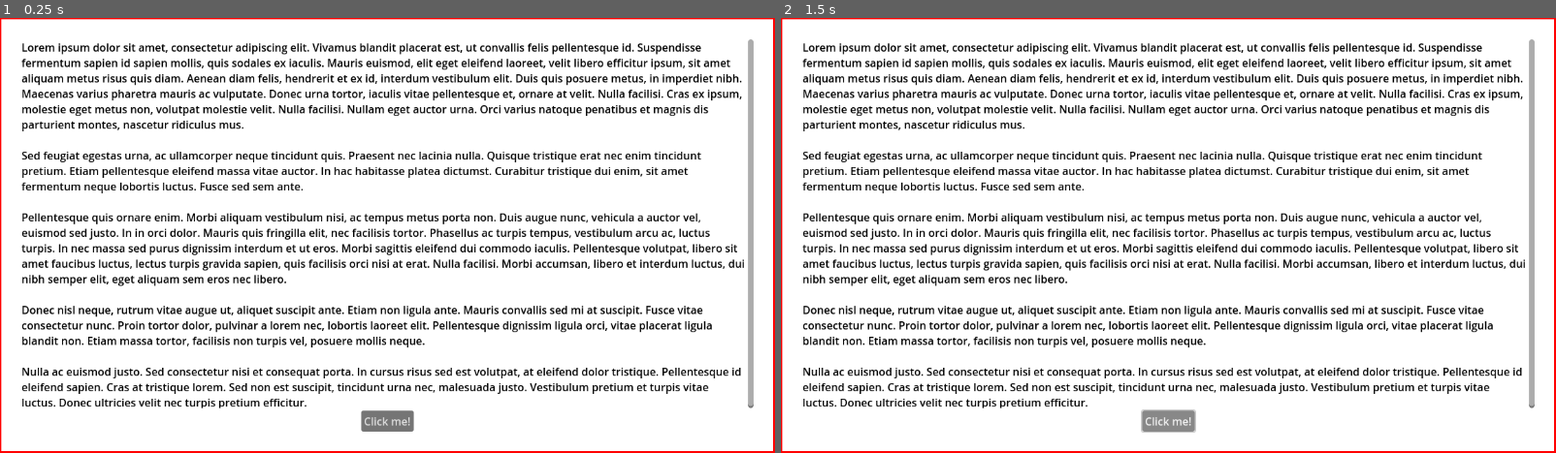
Above: before the commit, frames 1-2 (left to right).
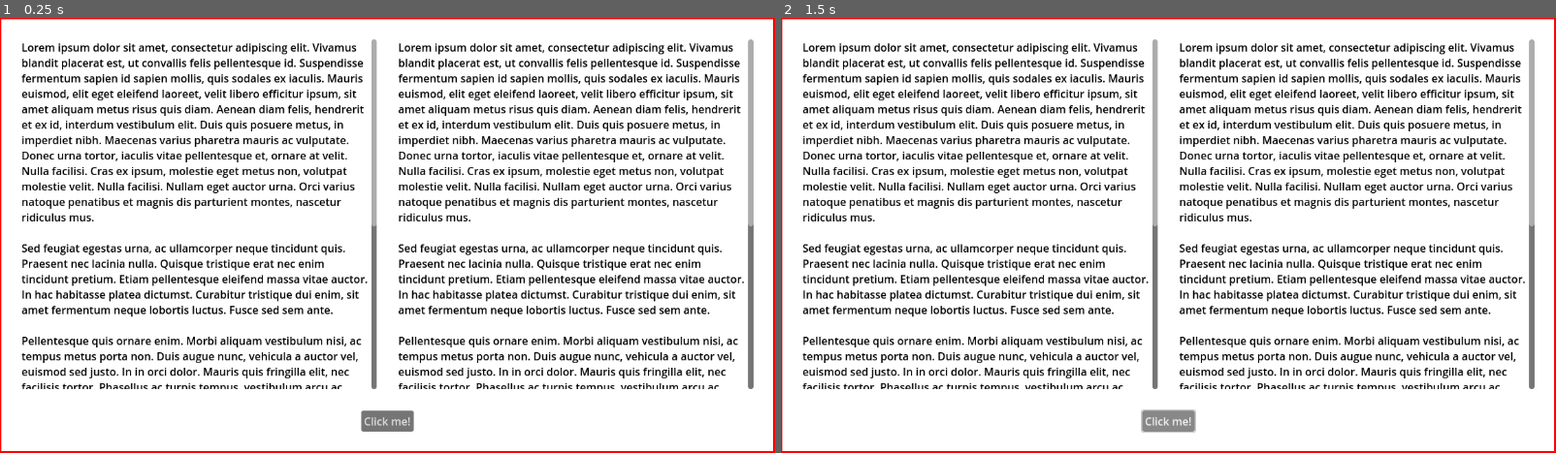
Above: after the commit, the same moments.

Repository: Decapitated/Godot-Tour
Game: Godot game, scene res://main.tscn
Same seed, same stepped clock (60 frames per second), same inputs: the game is played once before the commit and once after it. The project has no main scene, so this scene is started directly.
Inputs:
- Up to frame 1 (0.25 s): no input
- Up to frame 2 (1.5 s): click "Click me!" at 0.5 s; click "Click me!" at 1.25 s

The runs differ from the first frame. In frame 1, 25% of the frame differs, in the area x 2-98%, y 4-90%; in frame 2, 25%.

Commit message:
Update main.tscn

Diff:
--- a/demo/main.tscn
+++ b/demo/main.tscn
@@ -31,10 +31,30 @@
 
 [node name="VBoxContainer" type="VBoxContainer" parent="PanelContainer/MarginContainer"]
 layout_mode = 2
+theme_override_constants/separation = 32
 
-[node name="RichTextLabel" type="RichTextLabel" parent="PanelContainer/MarginContainer/VBoxContainer"]
+[node name="HBoxContainer" type="HBoxContainer" parent="PanelContainer/MarginContainer/VBoxContainer"]
 layout_mode = 2
 size_flags_vertical = 3
+theme_override_constants/separation = 32
+
+[node name="RichTextLabel" type="RichTextLabel" parent="PanelContainer/MarginContainer/VBoxContainer/HBoxContainer"]
+layout_mode = 2
+size_flags_horizontal = 3
+theme_override_colors/default_color = Color(0, 0, 0, 1)
+text = "Lorem ipsum dolor sit amet, consectetur adipiscing elit. Vivamus blandit placerat est, ut convallis felis pellentesque id. Suspendisse fermentum sapien id sapien mollis, quis sodales ex iaculis. Mauris euismod, elit eget eleifend laoreet, velit libero efficitur ipsum, sit amet aliquam metus risus quis diam. Aenean diam felis, hendrerit et ex id, interdum vestibulum elit. Duis quis posuere metus, in imperdiet nibh. Maecenas varius pharetra mauris ac vulputate. Donec urna tortor, iaculis vitae pellentesque et, ornare at velit. Nulla facilisi. Cras ex ipsum, molestie eget metus non, volutpat molestie velit. Nulla facilisi. Nullam eget auctor urna. Orci varius natoque penatibus et magnis dis parturient montes, nascetur ridiculus mus.
+
+Sed feugiat egestas urna, ac ullamcorper neque tincidunt quis. Praesent nec lacinia nulla. Quisque tristique erat nec enim tincidunt pretium. Etiam pellentesque eleifend massa vitae auctor. In hac habitasse platea dictumst. Curabitur tristique dui enim, sit amet fermentum neque lobortis luctus. Fusce sed sem ante.
+
+Pellentesque quis ornare enim. Morbi aliquam vestibulum nisi, ac tempus metus porta non. Duis augue nunc, vehicula a auctor vel, euismod sed justo. In in orci dolor. Mauris quis fringilla elit, nec facilisis tortor. Phasellus ac turpis tempus, vestibulum arcu ac, luctus turpis. In nec massa sed purus dignissim interdum et ut eros. Morbi sagittis eleifend dui commodo iaculis. Pellentesque volutpat, libero sit amet faucibus luctus, lectus turpis gravida sapien, quis facilisis orci nisi at erat. Nulla facilisi. Morbi accumsan, libero et interdum luctus, dui nibh semper elit, eget aliquam sem eros nec libero.
+
+Donec nisl neque, rutrum vitae augue ut, aliquet suscipit ante. Etiam non ligula ante. Mauris convallis sed mi at suscipit. Fusce vitae consectetur nunc. Proin tortor dolor, pulvinar a lorem nec, lobortis laoreet elit. Pellentesque dignissim ligula orci, vitae placerat ligula blandit non. Etiam massa tortor, facilisis non turpis vel, posuere mollis neque.
+
+Nulla ac euismod justo. Sed consectetur nisi et consequat porta. In cursus risus sed est volutpat, at eleifend dolor tristique. Pellentesque id eleifend sapien. Cras at tristique lorem. Sed non est suscipit, tincidunt urna nec, malesuada justo. Vestibulum pretium et turpis vitae luctus. Donec ultricies velit nec turpis pretium efficitur."
+
+[node name="RichTextLabel2" type="RichTextLabel" parent="PanelContainer/MarginContainer/VBoxContainer/HBoxContainer"]
+layout_mode = 2
+size_flags_horizontal = 3
 theme_override_colors/default_color = Color(0, 0, 0, 1)
 text = "Lorem ipsum dolor sit amet, consectetur adipiscing elit. Vivamus blandit placerat est, ut convallis felis pelle …(628 unchanged characters)…
 
@@ -55,7 +75,7 @@
 script = ExtResource("1_sxr4r")
 
 [node name="TheaterRect" type="TheaterRect" parent="." node_paths=PackedStringArray("focused_node", "reference_rect")]
-focused_node = NodePath("../PanelContainer/MarginContainer/VBoxContainer/RichTextLabel")
+focused_node = NodePath("../PanelContainer/MarginContainer/VBoxContainer/HBoxContainer/RichTextLabel")
 reference_rect = NodePath("ReferenceRect")
 dim_color = Color(0, 0, 0, 0.74902)
 layout_mode = 1
